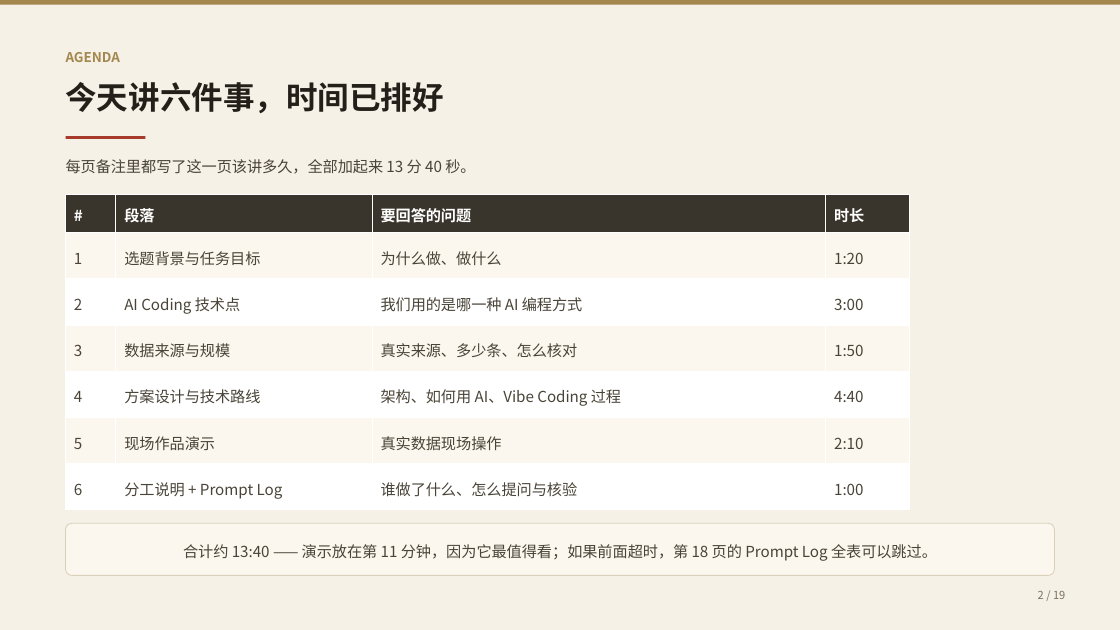
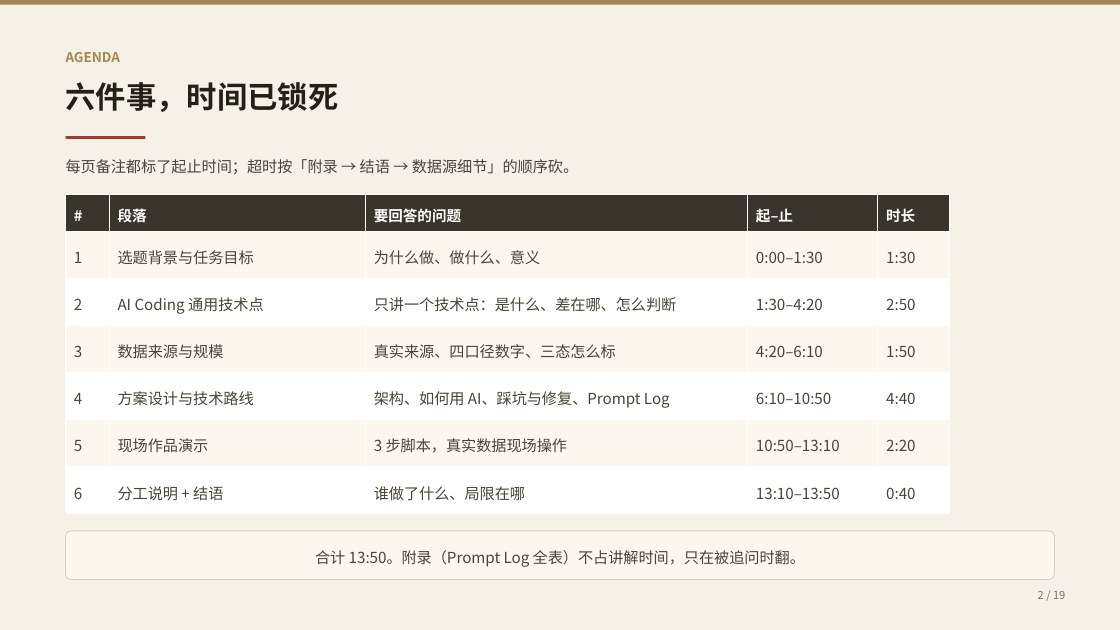
Before and after one commit to Otherhello/hanzi-timeline, a slide deck: slide 2 of docs/汉字字形演变证据链-汇报提纲.pptx. Drawn at 1120x630 pixels with LibreOffice and Linux fonts; fonts in the diff are those of the drawing. Boxes give left, top, right and bottom in pixels: in the first picture for what was removed or moved away, otherwise in the second. Text is boxed around its words. In the diff, an @@ line names an element or a change of style, - is before the commit and + after.

```diff
--- a/docs/汉字字形演变证据链-汇报提纲.pptx
+++ b/docs/汉字字形演变证据链-汇报提纲.pptx
@@ text at box(66, 82, 339, 112): text changed; size 27 to 26 pt @@
-今天讲六件事，时间已排好
+六件事，时间已锁死
@@ text at box(66, 159, 578, 174): text changed @@
-每页备注里都写了这一页该讲多久，全部加起来 13 分 40 秒。
+每页备注都标了起止时间；超时按「附录 → 结语 → 数据源细节」的顺序砍。
@@ table at box(66, 195, 949, 514) @@
-column 2: 段落 | 选题背景与任务目标 | AI Coding 技术点 | 数据来源与规模 | 方案设计与技术路线 | 现场作品演示 | 分工说明 + Prompt Log
-column 3: 要回答的问题 | 为什么做、做什么 | 我们用的是哪一种 AI 编程方式 | 真实来源、多少条、怎么核对 | 架构、如何用 AI、Vibe Coding 过程 | 真实数据现场操作 | 谁做了什么、怎么提问与核验
-column 4: 时长 | 1:20 | 3:00 | 1:50 | 4:40 | 2:10 | 1:00
+column 2: 段落 | 选题背景与任务目标 | AI Coding 通用技术点 | 数据来源与规模 | 方案设计与技术路线 | 现场作品演示 | 分工说明 + 结语
+column 3: 要回答的问题 | 为什么做、做什么、意义 | 只讲一个技术点：是什么、差在哪、怎么判断 | 真实来源、四口径数字、三态怎么标 | 架构、如何用 AI、踩坑与修复、Prompt Log | 3 步脚本，真实数据现场操作 | 谁做了什么、局限在哪
+column 4: 起–止 | 0:00–1:30 | 1:30–4:20 | 4:20–6:10 | 6:10–10:50 | 10:50–13:10 | 13:10–13:50
+column 5: 时长 | 1:30 | 2:50 | 1:50 | 4:40 | 2:20 | 0:40
@@ table: place and size @@
-table at box(66, 194, 910, 510)
+table at box(66, 195, 949, 514)
@@ rounded rectangle "合计 13:50。附录（Prompt Log 全表）不占讲解时间，只在被追问时翻。": place and size @@
-rounded rectangle "合计 13:50。附录（Prompt Log 全表）不占讲解时间，只在被追问时翻。" at box(66, 523, 1054, 576)
+rounded rectangle "合计 13:50。附录（Prompt Log 全表）不占讲解时间，只在被追问时翻。" at box(66, 531, 1054, 580)
@@ text in rounded rectangle at box(315, 550, 805, 567): text changed @@
-合计约 13:40 —— 演示放在第 11 分钟，因为它最值得看；如果前面超时，第 18 页的 Prompt Log 全表可以跳过。
+合计 13:50。附录（Prompt Log 全表）不占讲解时间，只在被追问时翻。
```
Also in this commit, not shown: 16 other slides changed, 2 slides added, 2 slides removed, 2 other files.
